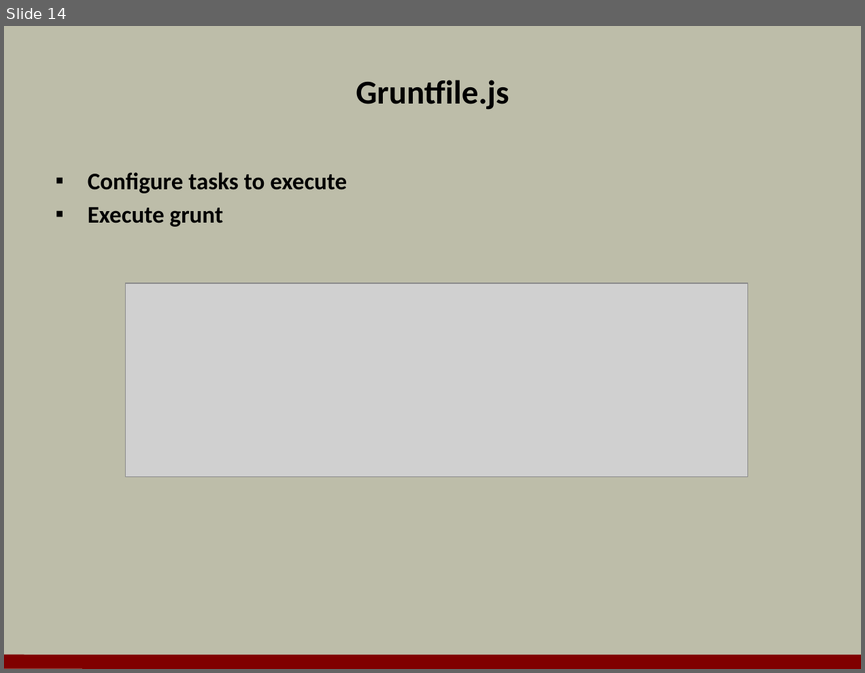
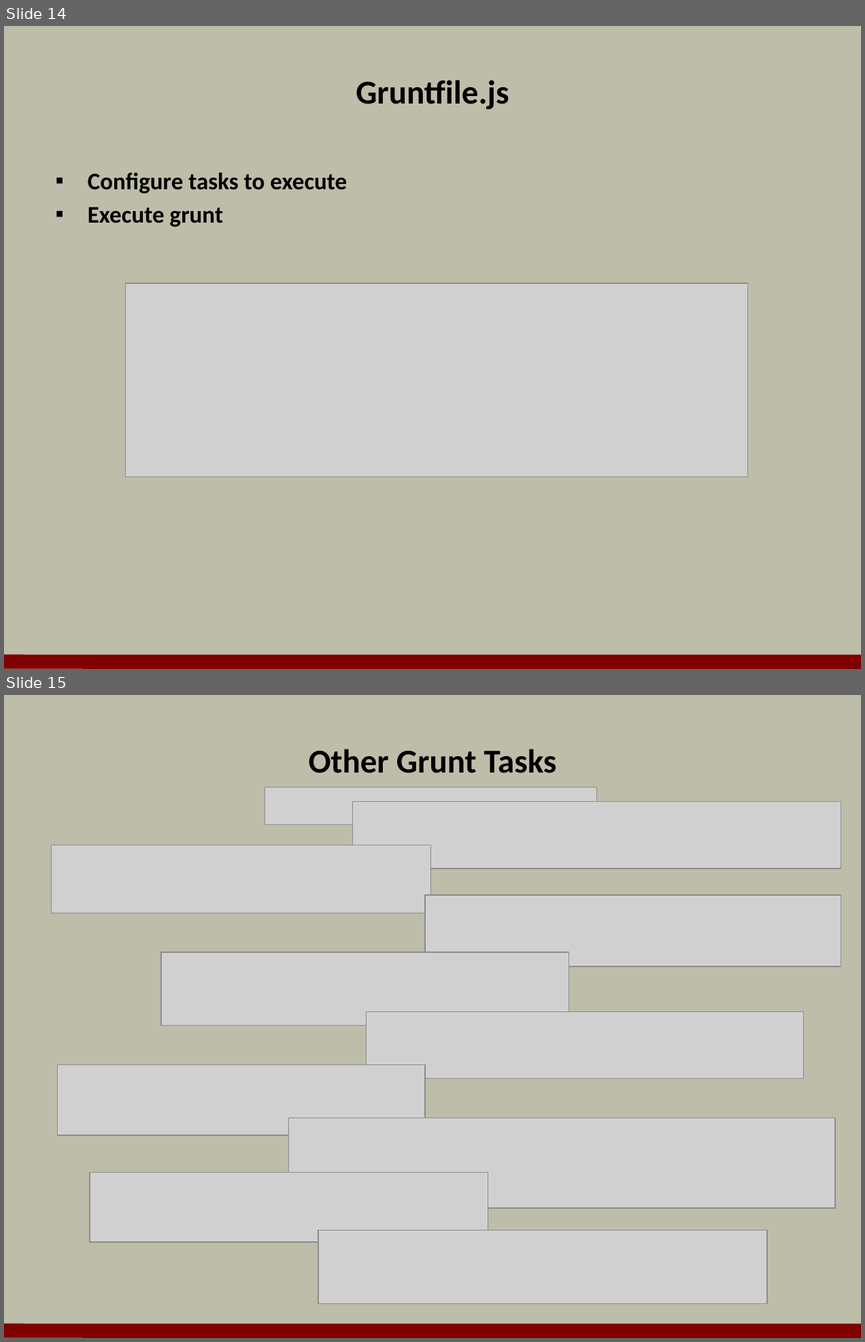
Before and after one commit to OdeToCode/classes, a slide deck: angularjs/slides/a3_nodetools.pptx. Shown one above the other, each under a label of ours: slide 14 before the commit, slides 14 and 15 after it. The pictures are 865x673 and 865x1342 pixels, drawn with LibreOffice and Linux fonts; fonts in the diff are those of the drawing; grey boxes stand for pictures; background and template pictures are left out. Boxes give left, top, right and bottom in pixels: in the first picture for what was removed or moved away, otherwise in the second. Text is boxed around its words. In the diff, an @@ line names an element or a change of style, - is before the commit and + after.

```diff
--- a/angularjs/slides/a3_nodetools.pptx
+++ b/angularjs/slides/a3_nodetools.pptx
@@ slide 15 added at [4,695,861,1338], background #BDBDA9; not listed: 1 template element that a slide beside it also shows @@
@@ title added at [309,749,557,773], 28 pt, text #000000, bold @@
+Other Grunt Tasks
@@ picture added at [264,787,597,824] @@
@@ picture added at [353,801,841,868] @@
@@ picture added at [51,845,430,913] @@
@@ picture added at [425,895,840,966] @@
@@ picture added at [161,952,568,1025] @@
@@ picture added at [366,1011,804,1078] @@
@@ picture added at [57,1064,425,1134] @@
@@ picture added at [288,1117,835,1207] @@
@@ picture added at [90,1172,488,1242] @@
@@ picture added at [318,1229,768,1302] @@
```
Also in this commit, not shown: 4 slides changed, 5 other slides added, 1 slide removed.
